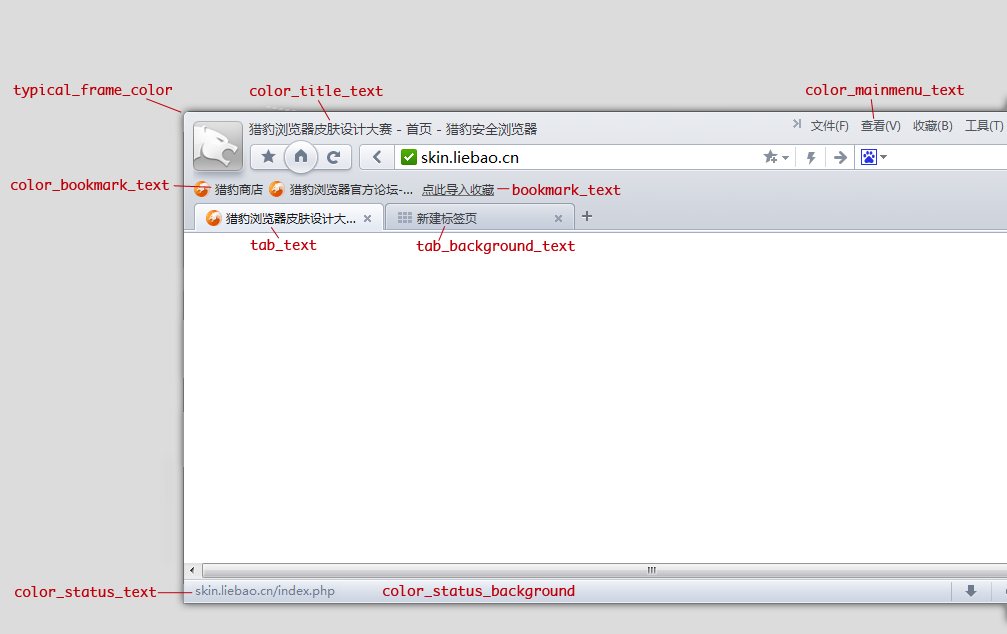
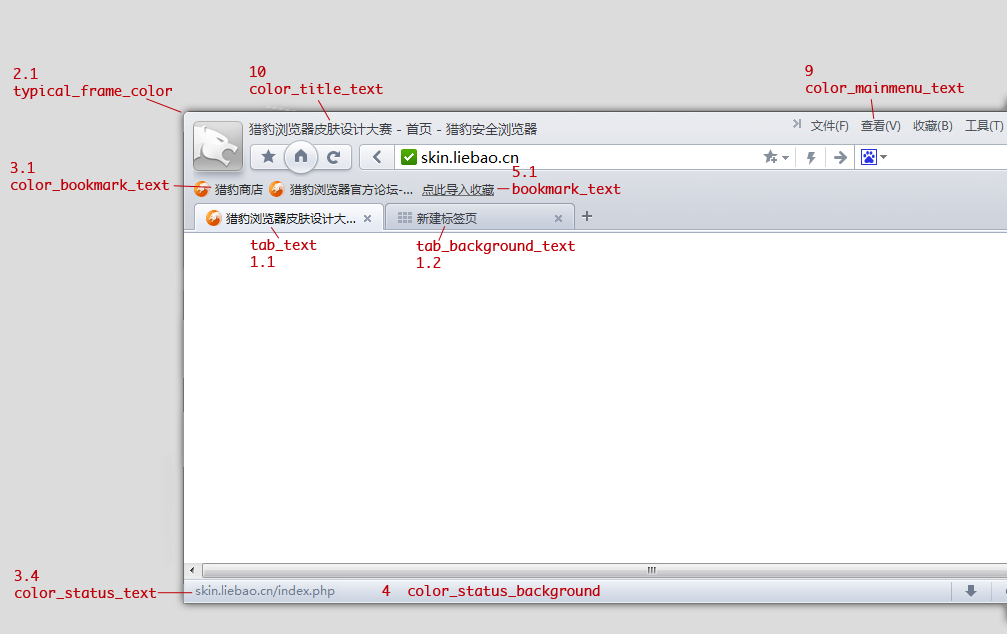
Layered file, before and after one edit (1007x634). Changes by layer:
renamed "color_bookmark_text" to "3.1 color_bookmark_text", painted on it over [10, 162, 35, 173]
renamed "color_status_text" to "3.4 color_status_text", painted on it over [14, 570, 157, 599]
renamed "color_status_background" to "4 color_status_background", painted on it over [382, 585, 600, 599]
renamed "color_mainmenu_text" to "9 color_mainmenu_text", painted on it over [805, 65, 964, 96]
renamed "color_title_text" to "10 color_title_text", painted on it over [250, 66, 383, 97]
renamed "typical_frame_color" to "2.1 typical_frame_color", painted on it over [13, 68, 172, 99]
renamed "bookmark_text" to "5.1 bookmark_text", painted on it over [512, 166, 621, 196]
renamed "tab_text" to "tab_text 1.1", painted on it over [251, 256, 275, 267]
renamed "tab_background_text" to "tab_background_text 1.2", painted on it over [417, 257, 441, 268]
